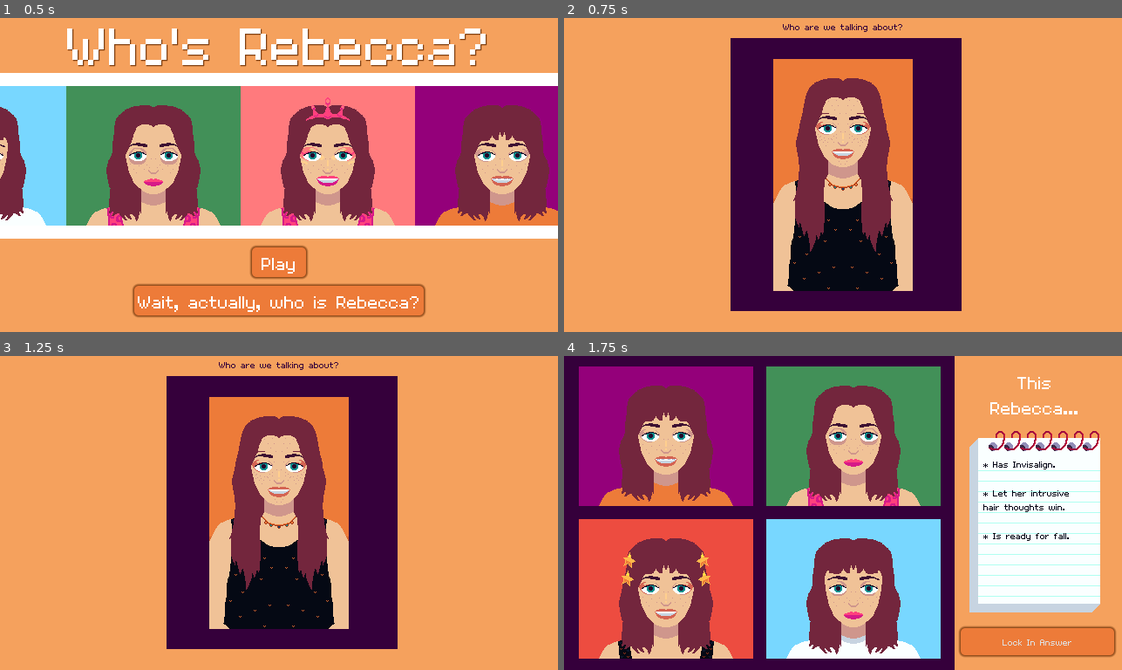
Above: before the commit, frames 1-4 (two rows, left to right).
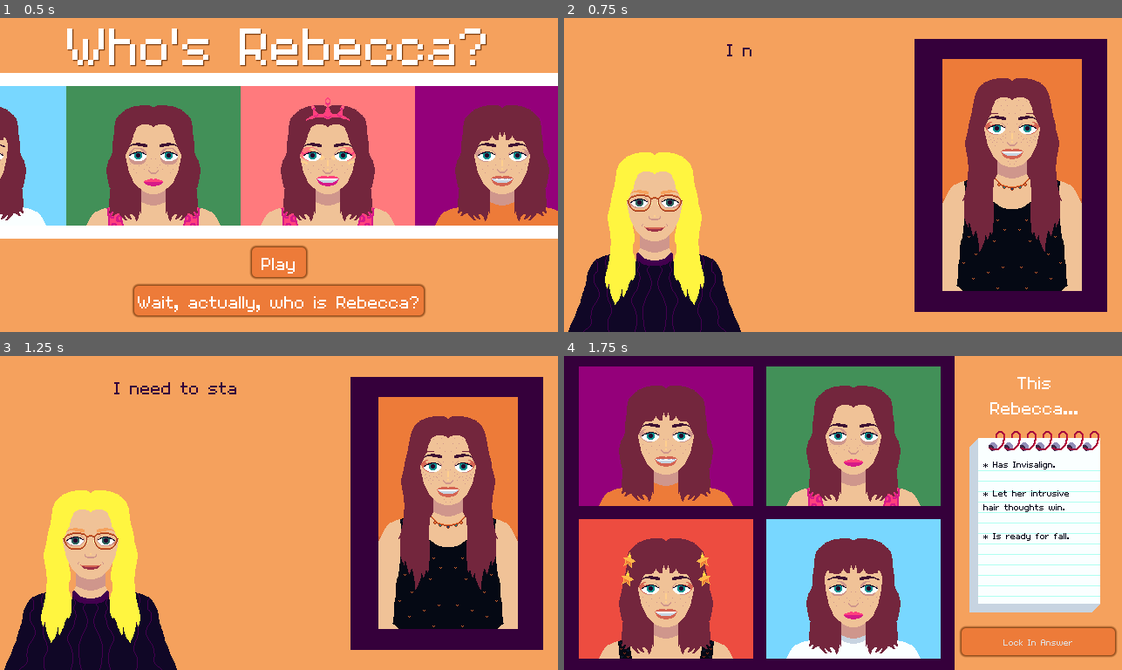
Above: after the commit, the same moments.

Repository: jadicodes/whos-rebecca
Game: Godot game, scene res://main/main.tscn
Same seed, same stepped clock (60 frames per second), same inputs: the game is played once before the commit and once after it.
Inputs (mouse positions are in pixels of both pictures, inside the frame that each line leads up to; where the layout moved, square brackets give the same spot in the first picture):
- Up to frame 1 (0.5 s): no input
- Up to frame 2 (0.75 s): click "Play" at 0.5 s
- Up to frame 3 (1.25 s): no input
- Up to frame 4 (1.75 s): click (1010, 513) [843, 513] at 1.25 s

Frame 1 is identical in both runs. In frame 2, 65% of the frame differs, in the area x 0-98%, y 1-100%; in frame 3, 65%; in frame 4, 0.2%.

Commit message:
Change character select to dialog sequence

Diff:
--- a/project/character_select/character_select.gd
+++ b/project/character_select/character_select.gd
@@ -1,7 +1,10 @@
 extends Control
 
 signal rebecca_selected
-signal jared_selected
+
+
+func start():
+	$Dialog1.play("text1")
 
 
 func _on_rebecca_button_pressed() -> void:
@@ -10,3 +13,17 @@
 
 func _on_jared_button_pressed() -> void:
 	emit_signal("jared_selected")
+
+
+func _on_dialog_1_animation_finished(anim_name: StringName) -> void:
+	if anim_name == "text1":
+		$Dialog2.play("text2")
+
+
+func _on_dialog_2_animation_finished(anim_name: StringName) -> void:
+	if anim_name == "text2":
+		$Button.show()
+
+
+func _on_button_pressed() -> void:
+	emit_signal("rebecca_selected")
--- a/project/character_select/character_select.tscn
+++ b/project/character_select/character_select.tscn
@@ -1,10 +1,111 @@
-[gd_scene load_steps=4 format=3 uid="uid://b02f4sga053sp"]
+[gd_scene load_steps=13 format=3 uid="uid://b02f4sga053sp"]
 
 [ext_resource type="Script" path="res://character_select/character_select.gd" id="1_wlqgv"]
 [ext_resource type="Texture2D" uid="uid://vutu6eabcog0" path="res://character_select/rebecca.png" id="2_hmcdi"]
+[ext_resource type="Texture2D" uid="uid://bxxeibgx7ilft" path="res://character_select/jadi1.png" id="3_k6h2u"]
 
 [sub_resource type="StyleBoxFlat" id="StyleBoxFlat_a076s"]
 bg_color = Color(0.207843, 0, 0.231373, 1)
+
+[sub_resource type="Animation" id="Animation_ur1bu"]
+resource_name = "text1"
+length = 5.0
+tracks/0/type = "value"
+tracks/0/imported = false
+tracks/0/enabled = true
+tracks/0/path = NodePath("Label:visible_ratio")
+tracks/0/interp = 1
+tracks/0/loop_wrap = true
+tracks/0/keys = {
+"times": PackedFloat32Array(0, 5),
+"transitions": PackedFloat32Array(1, 1),
+"update": 0,
+"values": [0.0, 1.0]
+}
+
+[sub_resource type="Animation" id="Animation_fy8wn"]
+length = 0.001
+tracks/0/type = "value"
+tracks/0/imported = false
+tracks/0/enabled = true
+tracks/0/path = NodePath("Label:visible_ratio")
+tracks/0/interp = 1
+tracks/0/loop_wrap = true
+tracks/0/keys = {
+"times": PackedFloat32Array(0),
+"transitions": PackedFloat32Array(1),
+"update": 0,
+"values": [0.0]
+}
+
+[sub_resource type="AnimationLibrary" id="AnimationLibrary_x087j"]
+_data = {
+"RESET": SubResource("Animation_fy8wn"),
+"text1": SubResource("Animation_ur1bu")
+}
+
+[sub_resource type="Animation" id="Animation_g3f5k"]
+resource_name = "text2"
+length = 3.0
+tracks/0/type = "value"
+tracks/0/imported = false
+tracks/0/enabled = true
+tracks/0/path = NodePath("Label2:visible_ratio")
+tracks/0/interp = 1
+tracks/0/loop_wrap = true
+tracks/0/keys = {
+"times": PackedFloat32Array(0, 3),
+"transitions": PackedFloat32Array(1, 1),
+"update": 0,
+"values": [0.0, 1.0]
+}
+
+[sub_resource type="Animation" id="Animation_0gfno"]
+length = 0.001
+tracks/0/type = "value"
+tracks/0/imported = false
+tracks/0/enabled = true
+tracks/0/path = NodePath("Label2:visible_ratio")
+tracks/0/interp = 1
+tracks/0/loop_wrap = true
+tracks/0/keys = {
+"times": PackedFloat32Array(0),
+"transitions": PackedFloat32Array(1),
+"update": 0,
+"values": [0.0]
+}
+
+[sub_resource type="AnimationLibrary" id="AnimationLibrary_q6jwk"]
+_data = {
+"RESET": SubResource("Animation_0gfno"),
+"text2": SubResource("Animation_g3f5k")
+}
+
+[sub_resource type="StyleBoxFlat" id="StyleBoxFlat_cg1f5"]
+content_margin_left = 5.0
+content_margin_top = 5.0
+content_margin_right = 5.0
+content_margin_bottom = 5.0
+bg_color = Color(1, 0.721569, 0.290196, 1)
+corner_radius_top_left = 5
+corner_radius_top_right = 5
+corner_radius_bottom_right = 5
+corner_radius_bottom_left = 5
+shadow_color = Color(0.501961, 0.25098, 0.0705882, 1)
+shadow_size = 3
+
+[sub_resource type="StyleBoxFlat" id="StyleBoxFlat_vdtu5"]
+content_margin_left = 5.0
+content_margin_top = 5.0
+content_margin_right = 5.0
+content_margin_bottom = 5.0
+bg_color = Color(0.929412, 0.482353, 0.223529, 1)
+corner_radius_top_left = 5
+corner_radius_top_right = 5
+corner_radius_bottom_right = 5
+corner_radius_bottom_left = 5
+shadow_color = Color(0.501961, 0.25098, 0.0705882, 1)
+shadow_size = 3
 
 [node name="CharacterSelect" type="Control"]
 layout_mode = 3
@@ -20,15 +121,36 @@
 anchors_preset = 5
 anchor_left = 0.5
 anchor_right = 0.5
-offset_left = -320.0
-offset_top = 3.0
-offset_right = 320.0
-offset_bottom = 68.0
+offset_left = -295.0
+offset_top = 22.0
+offset_right = 59.0
+offset_bottom = 135.0
 grow_horizontal = 2
 theme_override_colors/font_color = Color(0.207843, 0, 0.231373, 1)
-theme_override_font_sizes/font_size = 16
-text = "Who are we talking about?"
+theme_override_font_sizes/font_size = 32
+text = "I need to start this game by telling you about my friend Rebecca. Yeah, my friend from high school."
 horizontal_alignment = 1
+autowrap_mode = 3
+visible_characters = 0
+visible_ratio = 0.0
+
+[node name="Label2" type="Label" parent="."]
+layout_mode = 1
+anchors_preset = 5
+anchor_left = 0.5
+anchor_right = 0.5
+offset_left = -159.0
+offset_top = 212.0
+offset_right = 81.0
+offset_bottom = 325.0
+grow_horizontal = 2
+theme_override_colors/font_color = Color(0.207843, 0, 0.231373, 1)
+theme_override_font_sizes/font_size = 32
+text = "There was this one time that she..."
+horizontal_alignment = 1
+autowrap_mode = 3
+visible_characters = 0
+visible_ratio = 0.0
 
 [node name="Panel" type="Panel" parent="."]
 layout_mode = 1
@@ -37,33 +159,50 @@
 anchor_top = 0.5
 anchor_right = 1.0
 anchor_bottom = 0.5
-offset_left = -449.0
-offset_top = -157.0
-offset_right = -28.0
-offset_bottom = 158.0
+offset_left = -238.0
+offset_top = -156.0
+offset_right = 113.0
+offset_bottom = 159.0
 grow_horizontal = 0
 grow_vertical = 2
 scale = Vector2(0.630303, 0.995089)
 theme_override_styles/panel = SubResource("StyleBoxFlat_a076s")
 
-[node name="HBoxContainer" type="HBoxContainer" parent="."]
-layout_mode = 1
-anchors_preset = 8
-anchor_left = 0.5
-anchor_top = 0.5
-anchor_right = 0.5
-anchor_bottom = 0.5
-offset_left = -80.0
-offset_top = -133.0
-offset_right = 80.0
-offset_bottom = 133.0
-grow_horizontal = 2
-grow_vertical = 2
-theme_override_constants/separation = 35
-alignment = 1
-
-[node name="RebeccaButton" type="TextureButton" parent="HBoxContainer"]
+[node name="RebeccaButton" type="TextureButton" parent="."]
 layout_mode = 2
+offset_left = 434.0
+offset_top = 47.0
+offset_right = 594.0
+offset_bottom = 313.0
 texture_normal = ExtResource("2_hmcdi")
 
-[connection signal="pressed" from="HBoxContainer/RebeccaButton" to="." method="_on_rebecca_button_pressed"]
+[node name="Jadi1" type="Sprite2D" parent="."]
+position = Vector2(104, 247)
+texture = ExtResource("3_k6h2u")
+
+[node name="Dialog1" type="AnimationPlayer" parent="."]
+libraries = {
+"": SubResource("AnimationLibrary_x087j")
+}
+
+[node name="Dialog2" type="AnimationPlayer" parent="."]
+libraries = {
+"": SubResource("AnimationLibrary_q6jwk")
+}
+
+[node name="Button" type="Button" parent="."]
+visible = false
+layout_mode = 0
+offset_left = 252.0
+offset_top = 315.0
+offset_right = 338.0
+offset_bottom = 351.0
+theme_override_font_sizes/font_size = 32
+theme_override_styles/hover = SubResource("StyleBoxFlat_cg1f5")
+theme_override_styles/normal = SubResource("StyleBoxFlat_vdtu5")
+text = "Go on..."
+
+[connection signal="pressed" from="RebeccaButton" to="." method="_on_rebecca_button_pressed"]
+[connection signal="animation_finished" from="Dialog1" to="." method="_on_dialog_1_animation_finished"]
+[connection signal="animation_finished" from="Dialog2" to="." method="_on_dialog_2_animation_finished"]
+[connection signal="pressed" from="Button" to="." method="_on_button_pressed"]
--- a/project/game/game.gd
+++ b/project/game/game.gd
@@ -54,21 +54,14 @@
 # When lock in button is pressed, emit signal to alert main
 
 func _on_lock_in_button_pressed() -> void:
-	print("s: " + str(selected_rebecca))
-	print("c: " + str(correct_rebecca))
 	if selected_rebecca == correct_rebecca:
-		print("win")
 		emit_signal("correct")
 	else:
-		print("lose")
 		emit_signal("wrong")
 
 
 func _on_portrait_button_pressed(portrait_button: PortraitButton):
-	print("SIGNAL RECIEVED!!!!!!!!")
 	selected_rebecca = portrait_button.get_rebecca()
-	print(portrait_button.get_rebecca())
-	print(selected_rebecca)
 	for child in _portrait_grid.get_children():
 		if child.get_rebecca() != selected_rebecca:
 			child.unpress()
--- a/project/game/game.tscn
+++ b/project/game/game.tscn
@@ -126,9 +126,9 @@
 anchor_top = 1.0
 anchor_right = 1.0
 anchor_bottom = 1.0
-offset_left = -185.0
+offset_left = -184.0
 offset_top = -48.0
-offset_right = -9.0
+offset_right = -8.0
 offset_bottom = -17.0
 grow_horizontal = 0
 grow_vertical = 0
--- a/project/game/portrait_buttons/portrait_button.gd
+++ b/project/game/portrait_buttons/portrait_button.gd
@@ -19,7 +19,6 @@
 
 
 func _on_frame_button_pressed() -> void:
-	print("Pressed")
 	emit_signal("portrait_pressed")
 
 
--- a/project/main/main.gd
+++ b/project/main/main.gd
@@ -20,6 +20,7 @@
 
 func _on_main_menu_game_started() -> void:
 	_change_current_scene(character_select)
+	character_select.start()
 
 
 func _on_character_select_rebecca_selected() -> void:
--- a/project/main/main.tscn
+++ b/project/main/main.tscn
@@ -26,5 +26,4 @@
 [connection signal="game_started" from="MainMenu" to="." method="_on_main_menu_game_started"]
 [connection signal="correct" from="Game" to="." method="_on_game_correct"]
 [connection signal="wrong" from="Game" to="." method="_on_game_wrong"]
-[connection signal="jared_selected" from="CharacterSelect" to="." method="_on_character_select_jared_selected"]
 [connection signal="rebecca_selected" from="CharacterSelect" to="." method="_on_character_select_rebecca_selected"]
Binary file added: project/character_select/jadi1.png
Not shown, changed: project/character_select/jadi1.png.import
Binary file removed: project/character_select/jared.png
